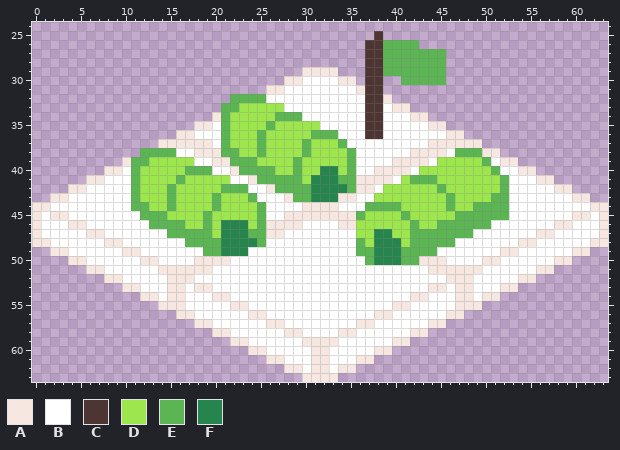
Two states of a pixel-art file, Cold-Conquest-Root/res/base.ase. Above, as it was before the edit.
64x64 pixels, 1 frame. Shown: x 0..63, y 24..63.
Palette (. is transparent): A #f6e8e0  B #ffffff  C #4d3533  D #9de64e  E #5ab552  F #26854c
The result:
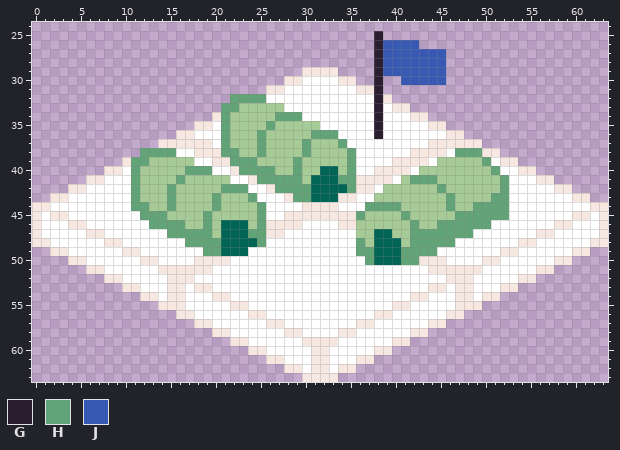
Colours new in this view: G #2c1e31  H #62a477  J #3859b3
Change:
colour D: #9de64e -> #a6cb96
colour F: #26854c -> #006554
Layer "base":
y 25: x 38 C -> G
y 26: x 37..42 CCEEEE -> .GJJJJ
y 27..29: x 37..45 CCEEEEEEE -> .GJJJJJJJ
y 30: x 37..38 CC -> .G; x 41..45 EEEEE -> JJJJJ
y 31: x 37..38 CC -> AG
y 32: x 22..25 EEEE -> HHHH; x 37..38 CC -> BG
y 33: x 21..22 EE -> HH; x 37..38 CC -> BG
y 34: x 21 E -> H; x 27..29 EEE -> HHH; x 37..38 CC -> BG
y 35: x 21 E -> H; x 26 E -> H; x 37..38 CC -> BG
y 36: x 21 E -> H; x 25 E -> H; x 31..33 EEE -> HHH; x 37..38 CC -> BG
y 37: x 21 E -> H; x 25 E -> H; x 30 E -> H; x 34 E -> H
y 38: x 12..15 EEEE -> HHHH; x 21..22 EE -> HH; x 25 E -> H; x 30 E -> H; x 35 E -> H; x 47..49 EEE -> HHH
y 39: x 11..12 EE -> HH; x 22..24 EEE -> HHH; x 29 E -> H; x 35 E -> H; x 50 E -> H
y 40: x 11 E -> H; x 17..19 EEE -> HHH; x 23..26 EEEE -> HHHH; x 29 E -> H; x 35 E -> H; x 51 E -> H
y 41: x 11 E -> H; x 16 E -> H; x 25..29 EEEEE -> HHHHH; x 34..35 EE -> HH; x 42..44 EEE -> HHH; x 52 E -> H
y 42: x 11 E -> H; x 15 E -> H; x 21..23 EEE -> HHH; x 27..30 EEEE -> HHHH; x 35 E -> H; x 45 E -> H; x 52 E -> H
y 43: x 11 E -> H; x 15 E -> H; x 20 E -> H; x 24 E -> H; x 29..30 EE -> HH; x 46 E -> H; x 51..52 EE -> HH
y 44: x 11..12 EE -> HH; x 15 E -> H; x 20 E -> H; x 25 E -> H; x 37..40 EEEE -> HHHH; x 46 E -> H; x 49..52 EEEE -> HHHH
y 45: x 12..14 EEE -> HHH; x 19 E -> H; x 25 E -> H; x 36 E -> H; x 41 E -> H; x 47..52 EEEEEE -> HHHHHH
y 46: x 13..16 EEEE -> HHHH; x 19 E -> H; x 25 E -> H; x 42 E -> H; x 45..50 EEEEEE -> HHHHHH
y 47: x 15..19 EEEEE -> HHHHH; x 24..25 EE -> HH; x 42..48 EEEEEEE -> HHHHHHH
y 48: x 17..20 EEEE -> HHHH; x 25 E -> H; x 36 E -> H; x 42..46 EEEEE -> HHHHH
y 49: x 19..20 EE -> HH; x 36..37 EE -> HH; x 41..44 EEEE -> HHHH
y 50: x 37 E -> H; x 41..42 EE -> HH
